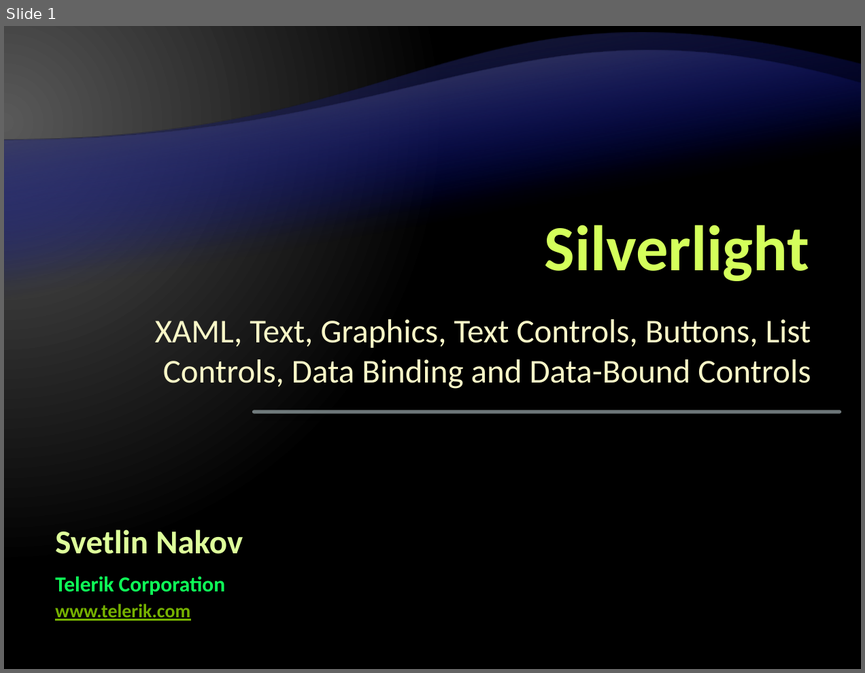
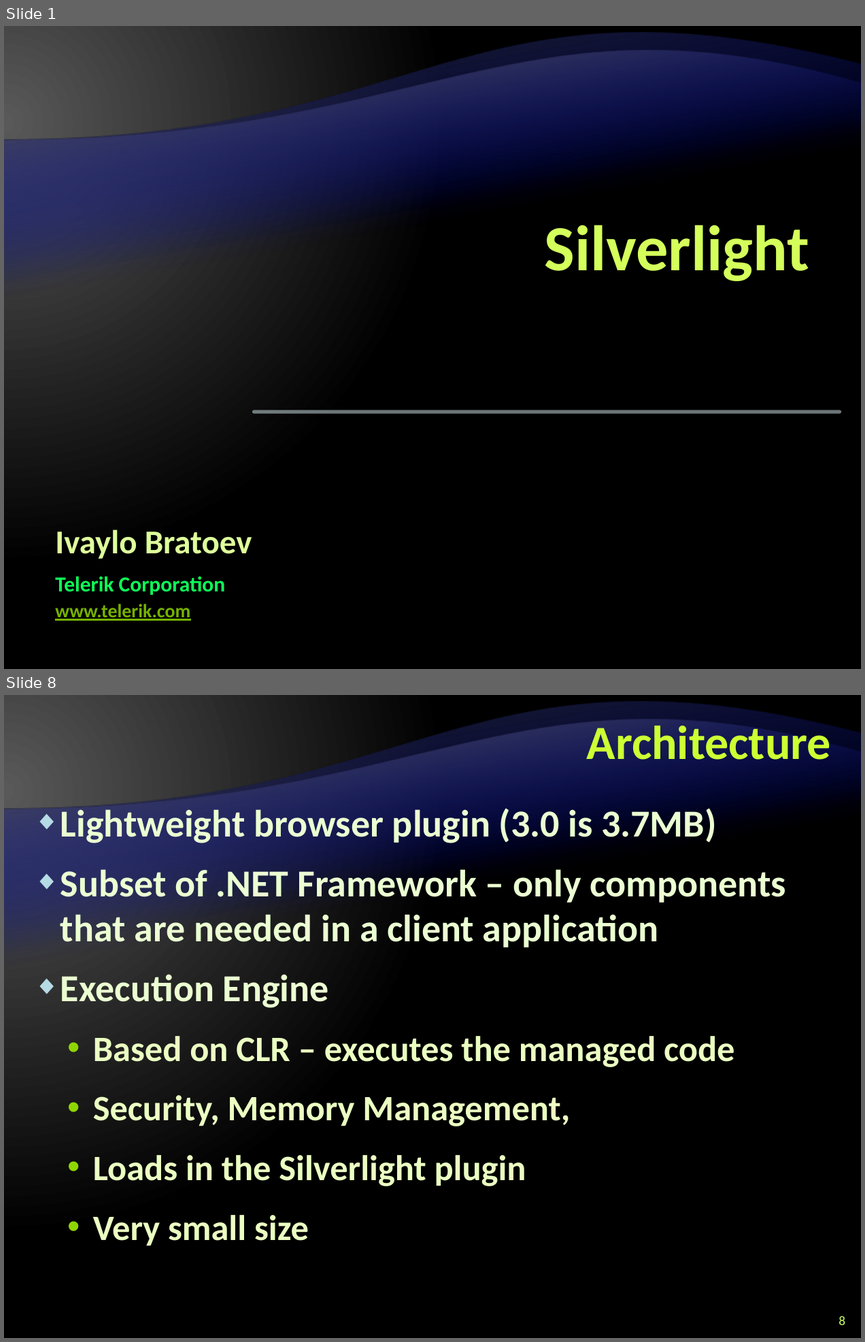
Before and after one commit to Graveheart/aspnetcourse, a slide deck: lectures/12. Silverlight.pptx. Shown one above the other, each under a label of ours: slide 1 before the commit, slides 1 and 8 after it; the slides between them are not shown. The pictures are 865x673 and 865x1342 pixels, drawn with LibreOffice and Linux fonts; fonts in the diff are those of the drawing; background and template pictures are left out. Boxes give left, top, right and bottom in pixels: in the first picture for what was removed or moved away, otherwise in the second. Text is boxed around its words. In the diff, an @@ line names an element or a change of style, - is before the commit and + after.

```diff
--- a/lectures/12. Silverlight.pptx
+++ b/lectures/12. Silverlight.pptx
@@ slide 8 added at bbox=[4, 695, 861, 1338], background gradient #595959 to #000000; not listed: 2 template elements that a slide beside it also shows @@
@@ title added at bbox=[587, 719, 831, 760], 40 pt, text #CCFF33, bold @@
+Architecture
@@ text added at bbox=[60, 808, 785, 1246], 32 pt, text #EBFFD2, bold @@
+◆ Lightweight browser plugin (3.0 is 3.7MB)
+◆ Subset of .NET Framework – only components that are needed in a client application
+◆ Execution Engine
+  • Based on CLR – executes the managed code
+  • Security, Memory Management,
+  • Loads in the Silverlight plugin
+  • Very small size
@@ page number added at bbox=[838, 1316, 845, 1325], 11 pt, text #CCFF66 @@
+8
@@ slide 1 changed as well @@
@@ subtitle removed at bbox=[155, 319, 811, 388] @@
-XAML, Text, Graphics, Text Controls, Buttons, List Controls, Data Binding and Data-Bound Controls
@@ text at bbox=[55, 529, 252, 558]: text changed @@
-Svetlin Nakov
+Ivaylo Bratoev
```
Also in this commit, not shown: 32 other slides added, 1 slide removed, 2 other files.
